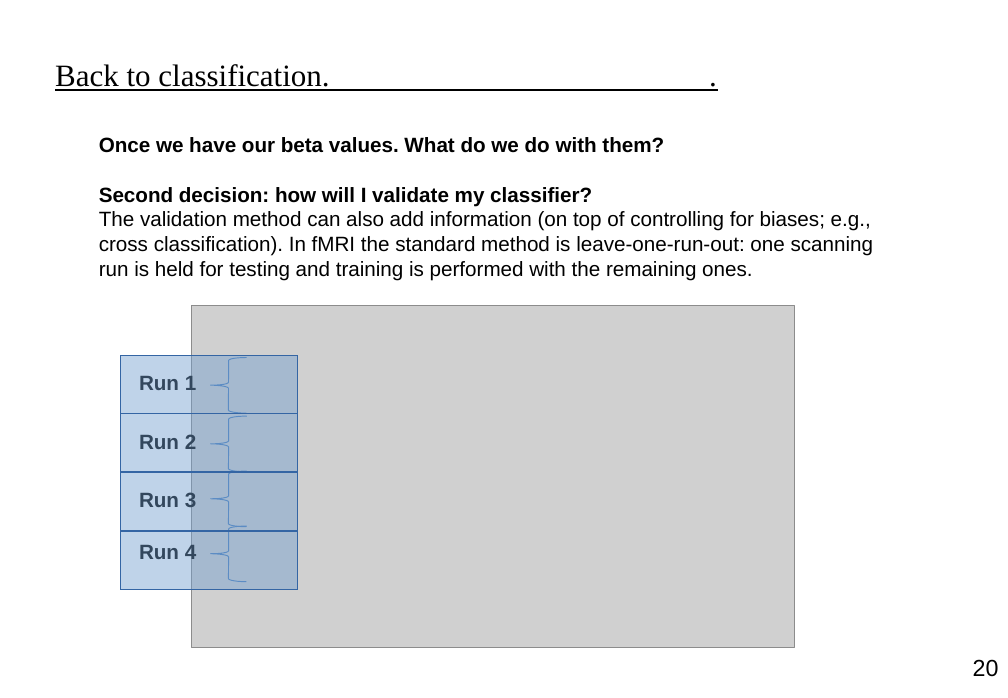
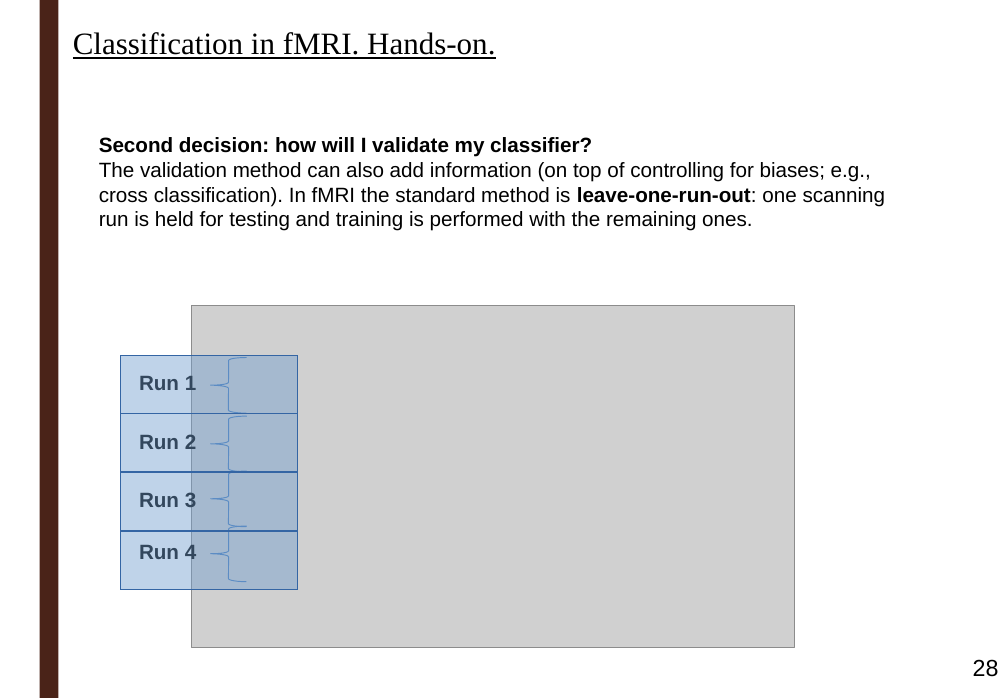
Before and after one commit to ortiztud/fmri_analysis_intro, a slide deck: slide 28 of slides/slides_session-5.pptx (slide 20 before the commit). Drawn at 1008x698 pixels with LibreOffice and Linux fonts; fonts in the diff are those of the drawing; grey boxes stand for pictures; background and template pictures are left out. Boxes give left, top, right and bottom in pixels: in the first picture for what was removed or moved away, otherwise in the second. Text is boxed around its words. In the diff, an @@ line names an element or a change of style, - is before the commit and + after.

```diff
--- a/slides/slides_session-5.pptx
+++ b/slides/slides_session-5.pptx
@@ rectangle added at bbox=[39, 0, 58, 698], fill #4A2318 @@
@@ text added at bbox=[73, 32, 495, 59], 24 pt, text #000000, underline @@
+Classification in fMRI. Hands-on.
@@ text removed at bbox=[55, 64, 329, 91] @@
-Back to classification. .
@@ text at bbox=[99, 137, 664, 153]: paragraph removed @@
-Once we have our beta values. What do we do with them?
@@ text at bbox=[99, 162, 886, 231]: bold on in "leave-one-run-out:" @@
@@ page number at bbox=[973, 659, 999, 677]: text changed @@
-20
+28
```
Also in this commit, not shown: 19 other slides changed, 15 slides added, 7 slides removed, 1 other file.
